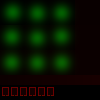
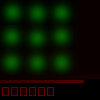
The second 100 x 100 image is a revision of the first. Changes to its layers:
added layer "Calque 11" above "Calque 10" over 30, 80, 84, 83
added layer "Calque 10" above "Calque 9" over 0, 80, 30, 83
painted on "Calque 2" over 0, 79, 100, 85
